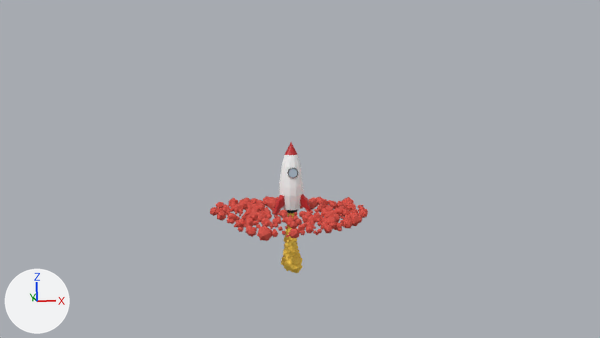
Before and after pictures for a commit that changed the Blender file assets/blender/Rocket.blend.
One viewpoint serves both versions: the file's camera 'Camera'. Every picture has the same lights, and +X, +Y and +Z are marked at lower left. The first picture is the older version.

Objects in the first picture: 'Rocket', 'RocketSmokeEngineBaked', 'RocketSmokeGroundBaked'.
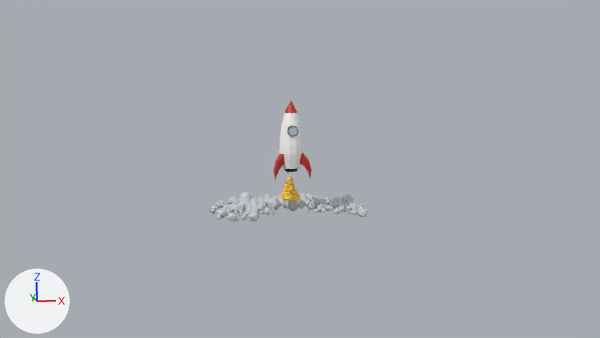
The edits, one by one:
Material 'RocketSmokeGroundPrincipled' (mat_rocketsmokegroundprincipled) changes colour from red #db5144 to light grey #ced1d6; in linear values from (0.71, 0.0813, 0.0581) to (0.62, 0.64, 0.67).
me_rocketsmokeenginebakedmesh is used by ob_rocketsmokeenginebaked; parent ob_rocket; location (0.0, 0.0, 0.0).
me_rocketsmokeenginebakedmesh had 612 vertices, 1020 faces and spanned x -2.0..2.2, y -18.5..-6.8, z -33.8..-12.0.
me_rocketsmokeenginebakedmesh now has 612 vertices, 1020 faces and spans x -2.0..2.2, y -12.7..-8.3, z -38.9..-18.5.
me_rocketsmokeenginebakedmesh part 1: the whole mesh is multiplied about its middle by the matrix ((1.0, 0.0, 0.0), (0.0, 0.378, -0.018), (0.0, -0.543, 0.984)), then moved by (0.0, 2.2, -7.4).
me_rocketsmokegroundbakedmesh is used by ob_rocketsmokegroundbaked; parent ob_web_export_root; location (0.0, 0.0, 0.0).
me_rocketsmokegroundbakedmesh had 4800 vertices, 8000 faces and spanned x -2.14..2.2, y -2.31..2.07, z -0.07..0.44.
me_rocketsmokegroundbakedmesh now has 4800 vertices, 8000 faces and spans x -2.14..2.2, y -0.47..2.46, z 0.02..0.44.
me_rocketsmokegroundbakedmesh part 2: the loose piece of 12 vertices spanning x 1.68..2.01, y 1.0..1.32, z -0.07..0.29 is moved by (0.0, 0.0, 0.09).
me_rocketsmokegroundbakedmesh part 3: the loose piece of 12 vertices spanning x 1.37..1.68, y -1.06..-0.76, z -0.05..0.25 is moved by (0.0, 1.97, 0.07).
me_rocketsmokegroundbakedmesh part 4: the loose piece of 12 vertices spanning x 0.61..0.96, y -1.54..-1.21, z -0.02..0.35 is moved by (0.0, 2.9, 0.04).
me_rocketsmokegroundbakedmesh part 5: the loose piece of 12 vertices spanning x -1.17..-0.81, y -2.16..-1.83, z -0.07..0.27 is moved by (0.0, 4.14, 0.09).
me_rocketsmokegroundbakedmesh part 6: the loose piece of 12 vertices spanning x -1.52..-1.3, y -0.91..-0.64, z -0.01..0.23 is moved by (0.0, 1.7, 0.03).
me_rocketsmokegroundbakedmesh part 7: the loose piece of 12 vertices spanning x 1.3..1.51, y -0.58..-0.37, z 0.1..0.3 is moved by (0.0, 1.1, 0.0).
me_rocketsmokegroundbakedmesh part 8: the loose piece of 12 vertices spanning x -1.0..-0.76, y -0.87..-0.62, z 0.11..0.35 is moved by (0.0, 1.64, 0.0).
me_rocketsmokegroundbakedmesh part 9: 1788 of 4800 vertices moved; they spanned x -1.98..2.05, y -2.31..0.4, z -0.06..0.4 and now span x -1.98..2.05, y -0.39..2.46, z 0.02..0.4; mean shift (0.0, 2.33, 0.0); largest move (-0.47, -2.3, 0.14) -> (-0.47, 2.4, 0.14).
Other edits to the shape of me_rocketsmokegroundbakedmesh do not show in these pictures.
Object 'Rocket' (ob_rocket) moves from (0.0, -0.248, 1.297) to (0.0, -0.248, 2.411).

What differs and where, as boxes [x1, y1, x2, y2] in the pictures (600 x 338 px; the box of a moved part takes in the faces that stretch with it):
'RocketSmokeGroundBaked', recoloured, reshaped (red to light grey, 35% shorter)
    before: [210, 196, 368, 241]
    after: [209, 192, 368, 221]
'Rocket', moved
    before: [274, 143, 311, 216]
    after: [274, 101, 312, 180]
'RocketSmokeEngineBaked', reshaped, moved
    before: [281, 213, 303, 273]
    after: [279, 177, 301, 201]
part 2 of me_rocketsmokegroundbakedmesh, moved or reshaped
    before: [343, 197, 354, 203]
    after: [342, 194, 354, 202]
part 3 of me_rocketsmokegroundbakedmesh, moved or reshaped
    before: [351, 215, 360, 226]
    after: [333, 197, 342, 202]
part 4 of me_rocketsmokegroundbakedmesh, moved or reshaped
    before: [324, 216, 337, 225]
    after: [306, 193, 314, 200]
part 5 of me_rocketsmokegroundbakedmesh, moved or reshaped (not visible afterwards)
    before: [258, 228, 272, 241]
part 6 of me_rocketsmokegroundbakedmesh, moved or reshaped (not visible afterwards)
    before: [238, 219, 245, 228]
part 7 of me_rocketsmokegroundbakedmesh, moved or reshaped (not visible afterwards)
    before: [342, 209, 349, 217]
part 8 of me_rocketsmokegroundbakedmesh, moved or reshaped
    before: [259, 214, 267, 218]
    after: [251, 201, 258, 205]
part 9 of me_rocketsmokegroundbakedmesh, moved or reshaped
    before: [218, 206, 367, 238]
    after: [217, 193, 367, 218]
